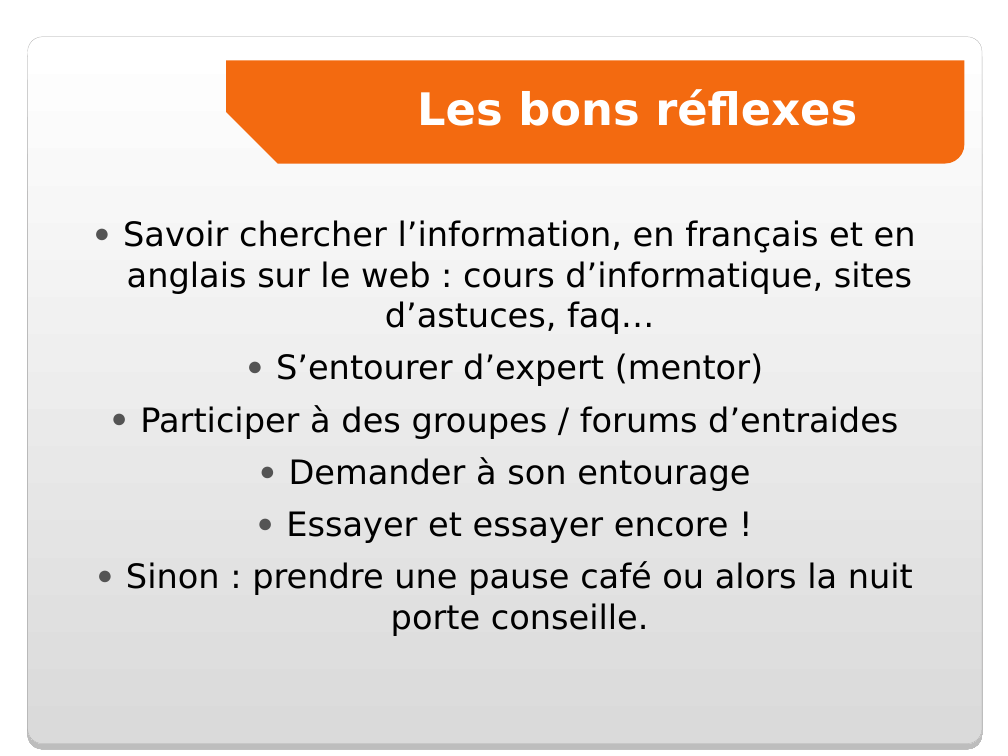
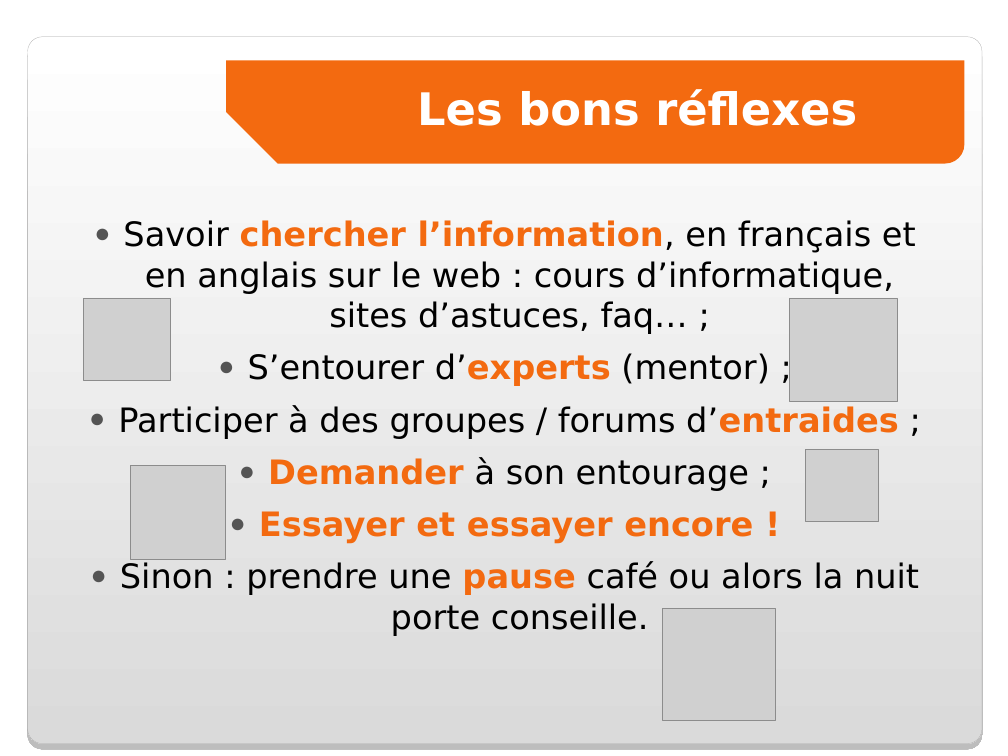
Before and after one commit to Liliaze/Recreer_une_maquette_OC_DWJ_P1, a slide deck: slide 12 of pres_soutenance.ppt. Drawn at 1008x756 pixels with LibreOffice and Linux fonts; fonts in the diff are those of the drawing; grey boxes stand for pictures; background and template pictures are left out. Boxes give left, top, right and bottom in pixels: in the first picture for what was removed or moved away, otherwise in the second. Text is boxed around its words. In the diff, an @@ line names an element or a change of style, - is before the commit and + after.

```diff
--- a/pres_soutenance.ppt
+++ b/pres_soutenance.ppt
@@ text at bbox=[118, 220, 916, 491]: text changed @@
-● Savoir chercher l’information, en français et en anglais sur le web : cours d’informatique, sites d’astuces, faq…
-● S’entourer d’expert (mentor)
-● Participer à des groupes / forums d’entraides
-● Demander à son entourage
+● Savoir chercher l’information, en français et en anglais sur le web : cours d’informatique, sites d’astuces, faq… ;
+● S’entourer d’experts (mentor) ;
+● Participer à des groupes / forums d’entraides ;
+● Demander à son entourage ;
@@ picture added at bbox=[84, 298, 171, 381] @@
@@ picture added at bbox=[790, 298, 898, 402] @@
@@ picture added at bbox=[131, 466, 226, 560] @@
@@ picture added at bbox=[805, 450, 879, 522] @@
@@ text at bbox=[120, 511, 919, 636]: text colour #000000 to #F36A10, bold on in "Essayer et essayer encore !", "pause" @@
@@ picture added at bbox=[662, 608, 774, 720] @@
```
Also in this commit, not shown: 7 other slides changed, 4 other files.
